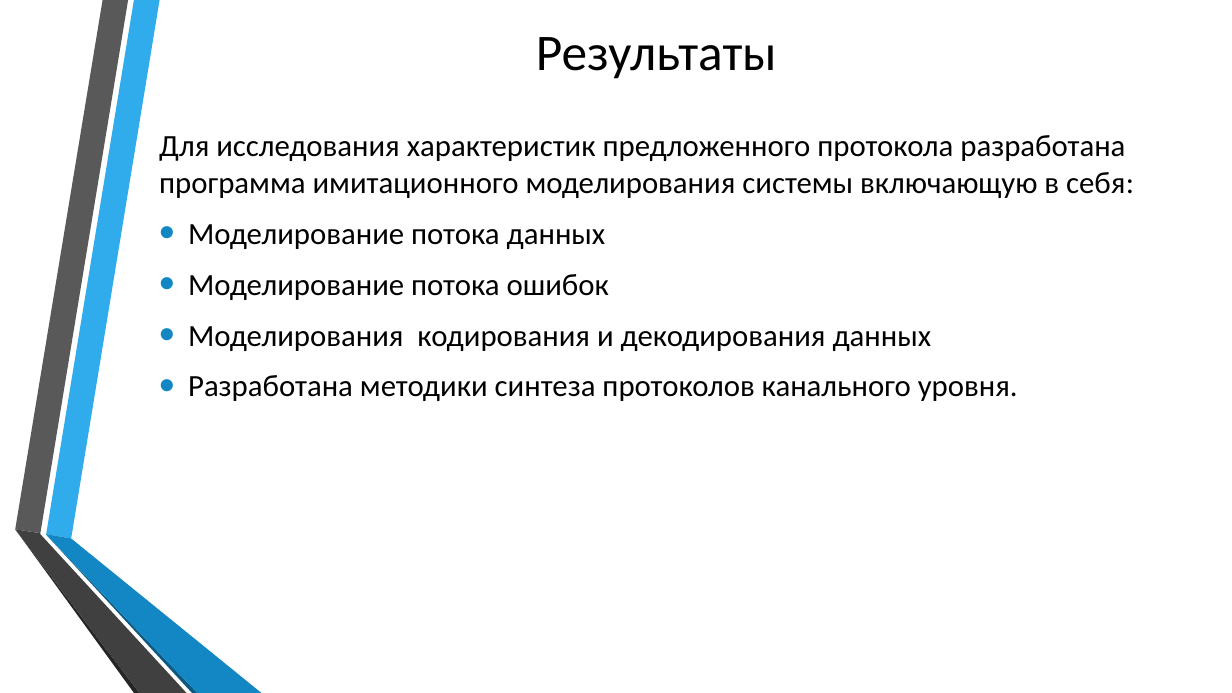
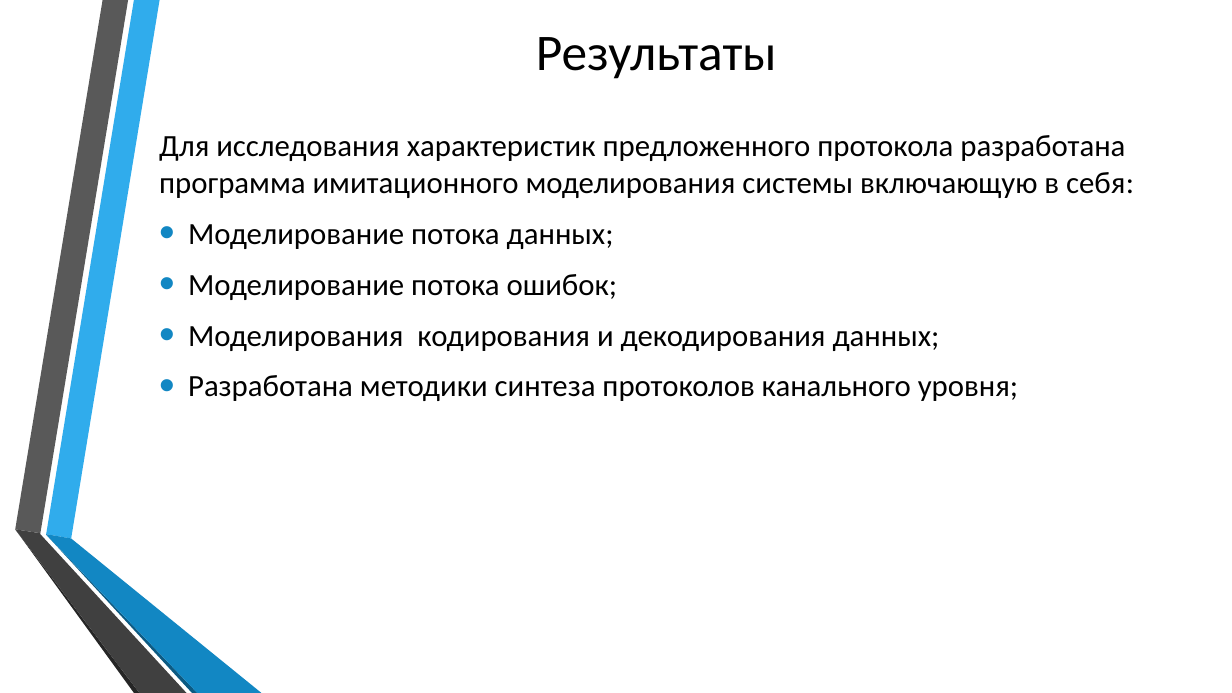
Before and after one commit to poriesto/ModelChannel, a slide deck: slide 13 of Theory/НИР.pptx. Drawn at 1232x693 pixels with LibreOffice and Linux fonts; fonts in the diff are those of the drawing; background and template pictures are left out. Boxes give left, top, right and bottom in pixels: in the first picture for what was removed or moved away, otherwise in the second. Text is boxed around its words. In the diff, an @@ line names an element or a change of style, - is before the commit and + after.

```diff
--- a/Theory/НИР.pptx
+++ b/Theory/НИР.pptx
@@ text at (x1=188, y1=224, x2=1018, y2=401): text changed @@
-• Моделирование потока данных
-• Моделирование потока ошибок
-• Моделирования кодирования и декодирования данных
-• Разработана методики синтеза протоколов канального уровня.
+• Моделирование потока данных;
+• Моделирование потока ошибок;
+• Моделирования кодирования и декодирования данных;
+• Разработана методики синтеза протоколов канального уровня;
```
Also in this commit, not shown: 2 other slides changed, 3 slides added, 2 slides removed, 8 other files.
